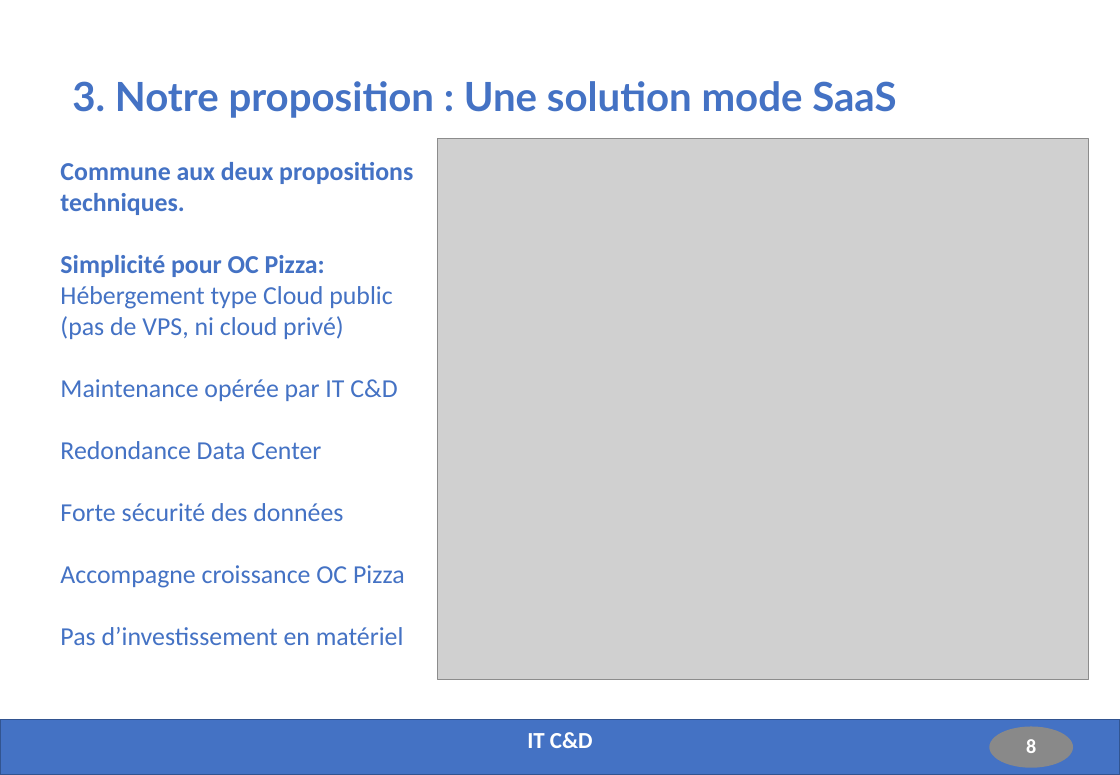
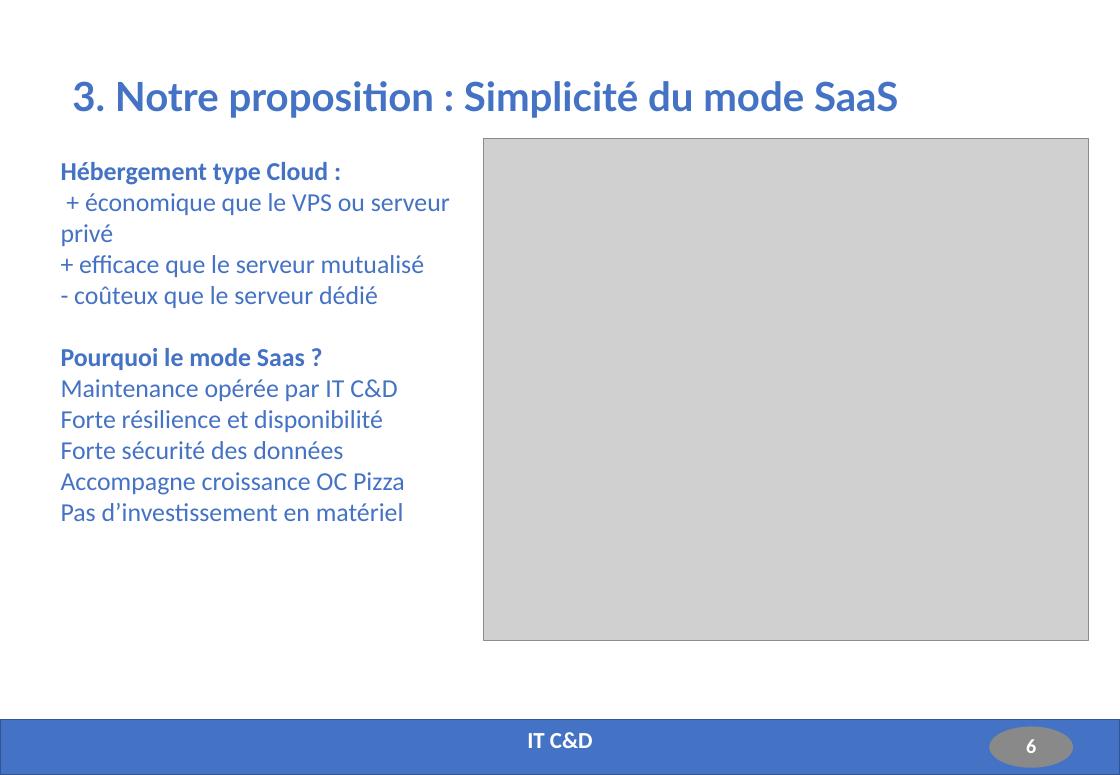
Before and after one commit to Fabrice-64/OC_Project_4, a slide deck: slide 6 of Solution_Fonctionnelle_Technique_Projet_4.pptx (slide 8 before the commit). Drawn at 1120x775 pixels with LibreOffice and Linux fonts; fonts in the diff are those of the drawing; grey boxes stand for pictures. Boxes give left, top, right and bottom in pixels: in the first picture for what was removed or moved away, otherwise in the second. Text is boxed around its words. In the diff, an @@ line names an element or a change of style, - is before the commit and + after.

```diff
--- a/Solution_Fonctionnelle_Technique_Projet_4.pptx
+++ b/Solution_Fonctionnelle_Technique_Projet_4.pptx
@@ title at bbox=[72, 81, 898, 118]: text changed @@
-3. Notre proposition : Une solution mode SaaS
+3. Notre proposition : Simplicité du mode SaaS
@@ picture: place and size @@
-picture at bbox=[437, 139, 1089, 679]
+picture at bbox=[484, 139, 1089, 641]
@@ text at bbox=[61, 162, 450, 370]: text changed; bold off @@
-Commune aux deux propositions techniques.
-Simplicité pour OC Pizza:
-Hébergement type Cloud public (pas de VPS, ni cloud privé)
+Hébergement type Cloud :
++ économique que le VPS ou serveur privé
++ efficace que le serveur mutualisé
+- coûteux que le serveur dédié
+Pourquoi le mode Saas ?
@@ text at bbox=[61, 410, 383, 432]: text changed @@
-Redondance Data Center
+Forte résilience et disponibilité
@@ page number at bbox=[1026, 739, 1036, 753]: text changed @@
-8
+6
```
Also in this commit, not shown: 9 other slides changed, 2 slides added.
